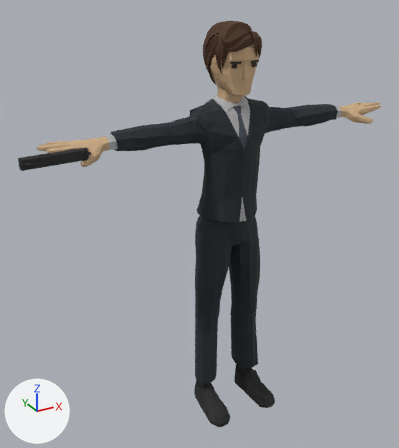
The glTF model public/models/people/q_suit.glb: old version first, new version second.
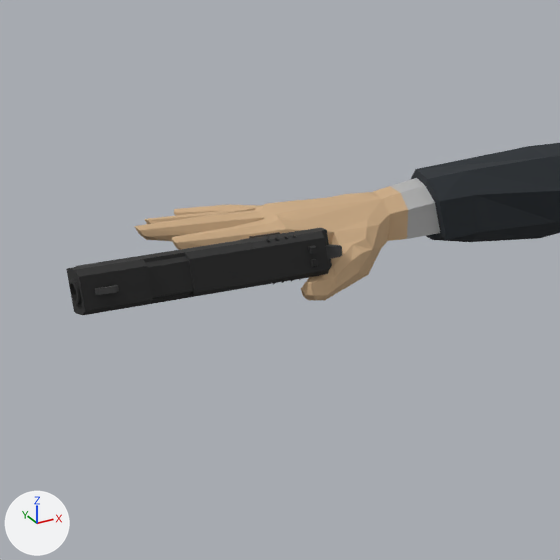
The first picture shows the older version from a 50 mm camera at (-1.254, -2.059, 2.001) aimed at (-0.133, -0.023, 0.983). The close-ups show the older and then the newer version on the part from 0% to 38% of the width and 19% to 53% of the height of that picture. Only the edits that show in the close-ups are written down. Every picture has the same lights, and +X, +Y and +Z are marked at lower left. Vertices at exactly the same position are counted once.

Names of what the first close-up shows: 'Pistol'.
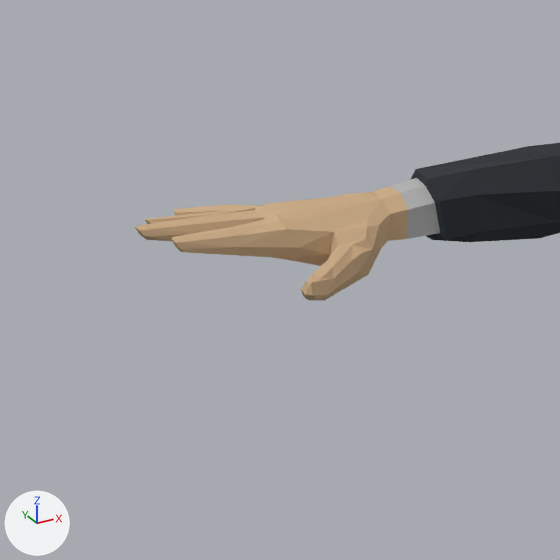
What the commit changed:
me_cube_204 is used by ob_pistol; location (0.0, 0.0, 0.0).
me_cube_204 had 2540 vertices, 4799 faces and spanned x -0.92..0.84, y -0.29..0.08, z 0.0..1.86.
me_cube_204 now has 2225 vertices, 4258 faces and spans x -0.84..0.84, y -0.29..0.08, z 0.0..1.86.
me_cube_204 part 1: 15 loose pieces with 211 vertices, spanning x -0.92..-0.67, y -0.21..-0.04, z 1.39..1.45, are deleted.
Part 2, on me_cube_204:
104 vertices are removed from x -0.91..-0.66, y -0.18..-0.03, z 1.39..1.45.
220 faces are deleted.
1 vertex moves within x -0.67, y -0.17, z 1.42.
37 new faces join them.

Pixel boxes [x1, y1, x2, y2] of what changed, in the close-ups (560 x 560 px):
'Pistol', reshaped: before [66, 143, 560, 316]; after [134, 143, 560, 300]
part 1 of me_cube_204, deleted: before [66, 228, 332, 316]
part 2 of me_cube_204, cut back: before [76, 229, 352, 278]; after [176, 229, 352, 278]
